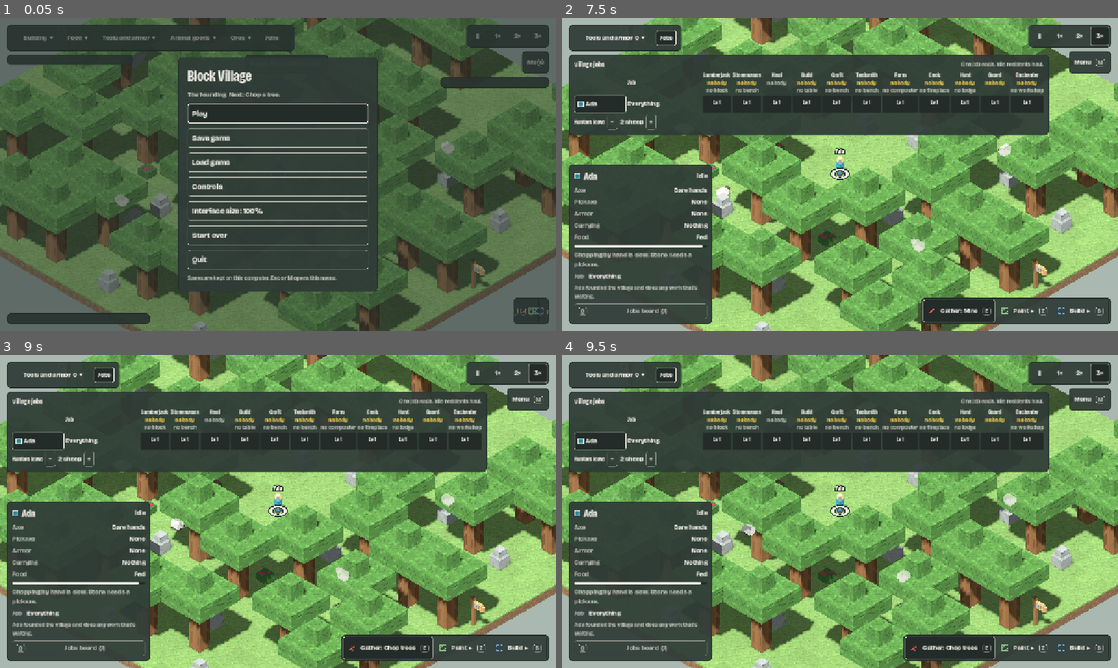
Above: before the commit, frames 1-4 (two rows, left to right).
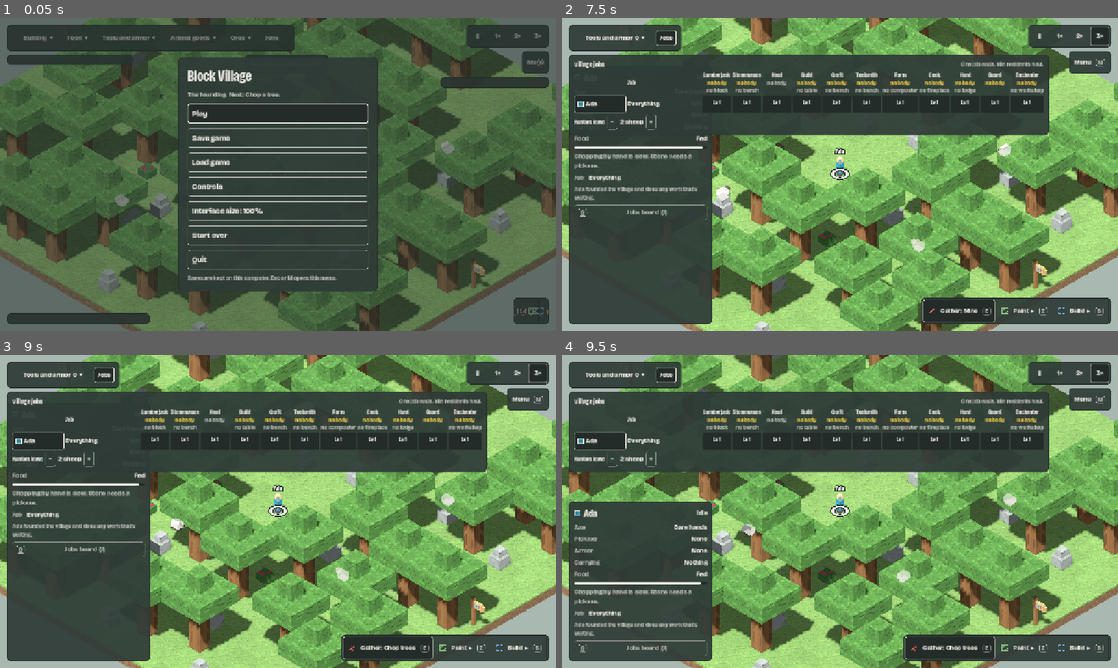
Above: after the commit, the same moments.

Repository: NerdyToddGerdy/mc_village
Game: Godot game, scene res://scenes/main.tscn
Same seed, same stepped clock (60 frames per second), same inputs: the game is played once before the commit and once after it.
Inputs (mouse positions are in pixels of both pictures, inside the frame that each line leads up to):
- Up to frame 1 (0.05 s): no input
- Up to frame 2 (7.5 s): click "Play" at 0.5 s; click "Tools and armor 0 ▾" at 1.25 s; click "Jobs" at 2 s; click "‖" at 2.75 s; click "1×" at 3.5 s; click "2×" at 4.25 s; click "3×" at 5 s; click "Jobs board (J)" at 5.75 s; click "Gather ▸" at 6.5 s; click (1045, 155) at 7.27 s
- Up to frame 3 (9 s): click "Gather: Mine" at 8 s; click (483, 520) at 8.77 s
- Up to frame 4 (9.5 s): no input

Frame 1 is identical in both runs. In frame 2, 4.4% of the frame differs, in the area x 1-27%, y 37-96%; in frame 3, 4.4%; in frame 4, less than 0.1%.

Commit message:
Slice 6 screenshot pass: scrolling selection panel, a redstone overlay that dims, --s6 screenshot views
Co-Authored-By: Claude Sonnet 5.5 <noreply@anthropic.com>

Diff:
--- a/game/scenes/game.gd
+++ b/game/scenes/game.gd
@@ -1635,6 +1635,63 @@
 	img.save_png(ProjectSettings.globalize_path("user://screenshot_menu.png"))
 	print("screenshot: menu")
 	get_tree().quit()
+
+
+## The Slice 6 scene (issue #15): a lit portal, the shelter, the portal line, a workshop and the chain's four devices wired and
+## built, then one panel or view picked by `--s6-<which>`. Used to look at the new panels without clicking through the game.
+func _screenshot_slice6(which: String) -> void:
+	var ada: Dictionary = sim.residents[0]
+	var near: Vector2i = Sim.rcell(ada)
+	var spot := func(tpl: String, from: Vector2i) -> Vector2i:
+		for d in range(0, 14):
+			for dx in range(-d, d + 1):
+				for dy in range(-d, d + 1):
+					var o: Vector2i = from + Vector2i(dx, dy)
+					if sim.placement_check(tpl, o) == "":
+						return o
+		return Vector2i(-1, -1)
+	var done := func(st: Dictionary) -> Dictionary:
+		st.stage = 1
+		st.done = true
+		return st
+	var portal: Dictionary = done.call(sim.place_site("portal", spot.call("portal", near + Vector2i(4, 4))))
+	portal.lit = true
+	var shelter: Dictionary = sim.on_map(NetherLanding.ID, func(): return sim.place_site("shelter", NetherLanding.SHELTER_AT))
+	done.call(shelter)
+	shelter.store = {"bread": 3}
+	sim.get_map(NetherLanding.ID).known = true
+	sim.portal_line.laid = Tuning.PORTAL_LINE_RAILS
+	sim.nline().stations.landing = true
+	var station: Dictionary = done.call(sim.place_site("portal_station", spot.call("portal_station", portal.origin + Vector2i(0, 3))))
+	var ld: Dictionary = done.call(sim.place_site("freight_loader", spot.call("freight_loader", station.plot.position)))
+	var sens: Dictionary = done.call(sim.place_site("cache_sensor", spot.call("cache_sensor", station.origin + Vector2i(-4, 4))))
+	var cond: Dictionary = done.call(sim.place_site("condition", spot.call("condition", station.origin + Vector2i(0, 5))))
+	var disp: Dictionary = done.call(sim.place_site("dispatcher", spot.call("dispatcher", station.origin + Vector2i(3, 2))))
+	var ws: Dictionary = done.call(sim.place_site("enchanting_workshop", spot.call("enchanting_workshop", near + Vector2i(-5, 2))))
+	ws.known = ["efficiency", "unbreaking"]
+	ws.orders = [{"ench": "efficiency", "item": "iron_pick"}]
+	sim.drop_items(near + Vector2i(1, 1), "iron_pick", 1)
+	var n := 0
+	for pr in [[sens, cond], [cond, ld], [ld, disp]]:
+		n += 1
+		sim.order_wire(pr[0].id, pr[1].id)
+		var w = sim.wires[n - 1]
+		w.laid = w.cells.size()
+	sim.freight = {"state": "home", "pos": 0.0, "load": {"bread": 10, "iron_ingot": 2}, "approved": false, "acc": 0.0, "request": true}
+	sim._step_devices()
+	sim.compute_stuck()
+	var focus: Dictionary = {"workshop": ws, "station": station, "sensor": sens, "loader": ld, "dispatcher": disp, "overlay": cond, "landing": station}[which]
+	selection = {"kind": "site", "id": focus.id}
+	_target = Vector3(focus.origin.x + 0.5, 0, focus.origin.y + 0.5)
+	_cam.size = 9.0
+	if which == "overlay":
+		_world.redstone_overlay = true
+	if which == "landing":
+		switch_map(NetherLanding.ID)
+		_target = Vector3(NetherLanding.STATION_AT.x + 1.5, 0, NetherLanding.STATION_AT.y + 4.0)
+		selection = {}
+	_place_camera()
+	sim.rev += 1
 
 
 ## `godot --path . -- --screenshot` plays a short scripted opening, saves a frame to
@@ -2100,6 +2157,9 @@
 		_cam.size = 8.0
 		_place_camera()
 		_hud._drop_pinned = "food"
+	for which in ["workshop", "station", "sensor", "loader", "dispatcher", "overlay", "landing"]:  # Slice 6's panels and models, for the hand check (#15)
+		if "--s6-" + which in OS.get_cmdline_user_args():
+			_screenshot_slice6(which)
 	if "--toast" in OS.get_cmdline_user_args():  # a short toast and one long enough to wrap (issue #71)
 		_hud.add_toast({"text": "Tomas is now level 2 at Mine.", "res_id": 0, "site_id": 0})
 		_hud.add_toast({"text": "A traveler, Mira, has arrived. She claims the new house and needs tools from the bench before she can mine.", "res_id": sim.residents[0].id, "site_id": 0})
--- a/game/view/hud.gd
+++ b/game/view/hud.gd
@@ -59,6 +59,7 @@
 var _toasts := VBoxContainer.new()
 var _sel_panel: PanelContainer
 var _sel := VBoxContainer.new()
+var _sel_scroll := ScrollContainer.new()
 var _build_menu: PanelContainer
 var _craft_panel: PanelContainer
 var _plan_panel: PanelContainer     ## The expedition planner (issues #105-#107).
@@ -206,7 +207,10 @@
 	_toasts.add_child(_paused_label)
 
 	var bl := _corner(Control.PRESET_BOTTOM_LEFT)
-	_sel_panel = _panel(_sel, Vector2(330, 0))
+	_sel_scroll.horizontal_scroll_mode = ScrollContainer.SCROLL_MODE_DISABLED  # a tall panel scrolls instead of covering the top bar (#15)
+	_sel.size_flags_horizontal = Control.SIZE_EXPAND_FILL
+	_sel_scroll.add_child(_sel)
+	_sel_panel = _panel(_sel_scroll, Vector2(330, 0))
 	_sel.add_theme_constant_override("separation", 8)
 	bl.add_child(_sel_panel)
 
@@ -1279,6 +1283,10 @@
 			if n.has_meta("disarmed_text"):
 				n.text = n.get_meta("disarmed_text")
 	_place_toasts()
+	var room: float = get_viewport().get_visible_rect().size.y - 150.0  # below the top bar, above the bottom edge
+	var want := minf(_sel.get_combined_minimum_size().y, maxf(120.0, room))
+	if not is_equal_approx(_sel_scroll.custom_minimum_size.y, want):
+		_sel_scroll.custom_minimum_size.y = want
 	if _board_panel.visible:
 		_board_panel.position = Vector2(_tally_panel.global_position.x, _tally_panel.get_global_rect().end.y + 8)
 	# The goals panel gives way to the jobs board, which sits over it, and to a selection panel tall
--- a/game/view/world_view.gd
+++ b/game/view/world_view.gd
@@ -11,6 +11,8 @@
 
 var redstone_overlay := false            ## Dims the world and shows the devices and dust (issue #170).
 var _built_overlay := false
+var _ov_dark: Batch                      ## The batches drawn over everything while the redstone overlay is on: its dimming, and the devices and dust above it.
+var _ov_col: Batch
 var _built_rev := -1
 var _built_map := ""
 var _stuck_sig := ""
@@ -235,6 +237,8 @@
 	for k in sim.items:
 		if not Sim.in_store(k):  # what's in a storehouse's chests shows on their lids
 			_add_item(solid, sim.items[k])
+	_ov_dark = dark
+	_ov_col = col
 	for s in sim.sites:
 		_add_site(solid, ghost, s)
 		if not s.done:
@@ -563,10 +567,11 @@
 
 
 ## A redstone device (issues #170, #171): a small stone block with a redstone top that glows when it's on, and a post for the sensor.
-func _add_device(b: Batch, s: Dictionary) -> void:
+func _add_device(b_in: Batch, s: Dictionary) -> void:
 	var o: Vector2i = s.origin
 	var done: bool = s.done
-	var lift := 0.3 if redstone_overlay else 0.0  # above the dimming
+	var b := _ov_col if redstone_overlay and done else b_in  # over the dimming, seen through whatever stands in front
+	var lift := 0.0
 	var on: bool = done and s.out
 	b.box(Vector3(o.x + 0.12, lift, o.y + 0.12), Vector3(o.x + 0.88, lift + 0.4, o.y + 0.88), Palette.STONE if done else Color(Palette.BLUE, 0.45), BlockTextures.ROCK)
 	if not done:
@@ -587,15 +592,16 @@
 
 ## Dust lines (issue #170): a red trail over the cells laid, bright while the signal runs; and the redstone overlay's dimming.
 func _add_dust(solid: Batch, ghost: Batch) -> void:
-	if redstone_overlay:
-		ghost.box(Vector3(0, 0.2, 0), Vector3(sim.w, 0.24, sim.h), Color(0.05, 0.04, 0.07, 0.5))
-	var lift := 0.3 if redstone_overlay else 0.0
+	if redstone_overlay:  # the world dims; devices and dust are drawn over it
+		_ov_dark.box(Vector3(0, 0, 0), Vector3(sim.w, 0.1, sim.h), Color(0.03, 0.02, 0.06, 0.62))
+	var lift := 0.0
+	var dust: Batch = _ov_col if redstone_overlay else solid
 	for w in sim.wires:
 		var src := sim.device_by_id(w.from)
 		var live: bool = Sim.wire_complete(w) and not src.is_empty() and src.out
 		for i in w.laid:
 			var c: Vector2i = w.cells[i]
-			solid.box(Vector3(c.x + 0.3, lift, c.y + 0.3), Vector3(c.x + 0.7, lift + (0.07 if live else 0.04), c.y + 0.7), REDSTONE_ON if live else REDSTONE_OFF)
+			dust.box(Vector3(c.x + 0.3, lift, c.y + 0.3), Vector3(c.x + 0.7, lift + (0.07 if live else 0.04), c.y + 0.7), REDSTONE_ON if live else REDSTONE_OFF)
 		if redstone_overlay:  # the unlaid cells, as a faint plan
 			for i in range(w.laid, w.cells.size()):
 				var c: Vector2i = w.cells[i]
Not shown, changed: CLAUDE.md
Not shown, changed: slice-6-spec.md
